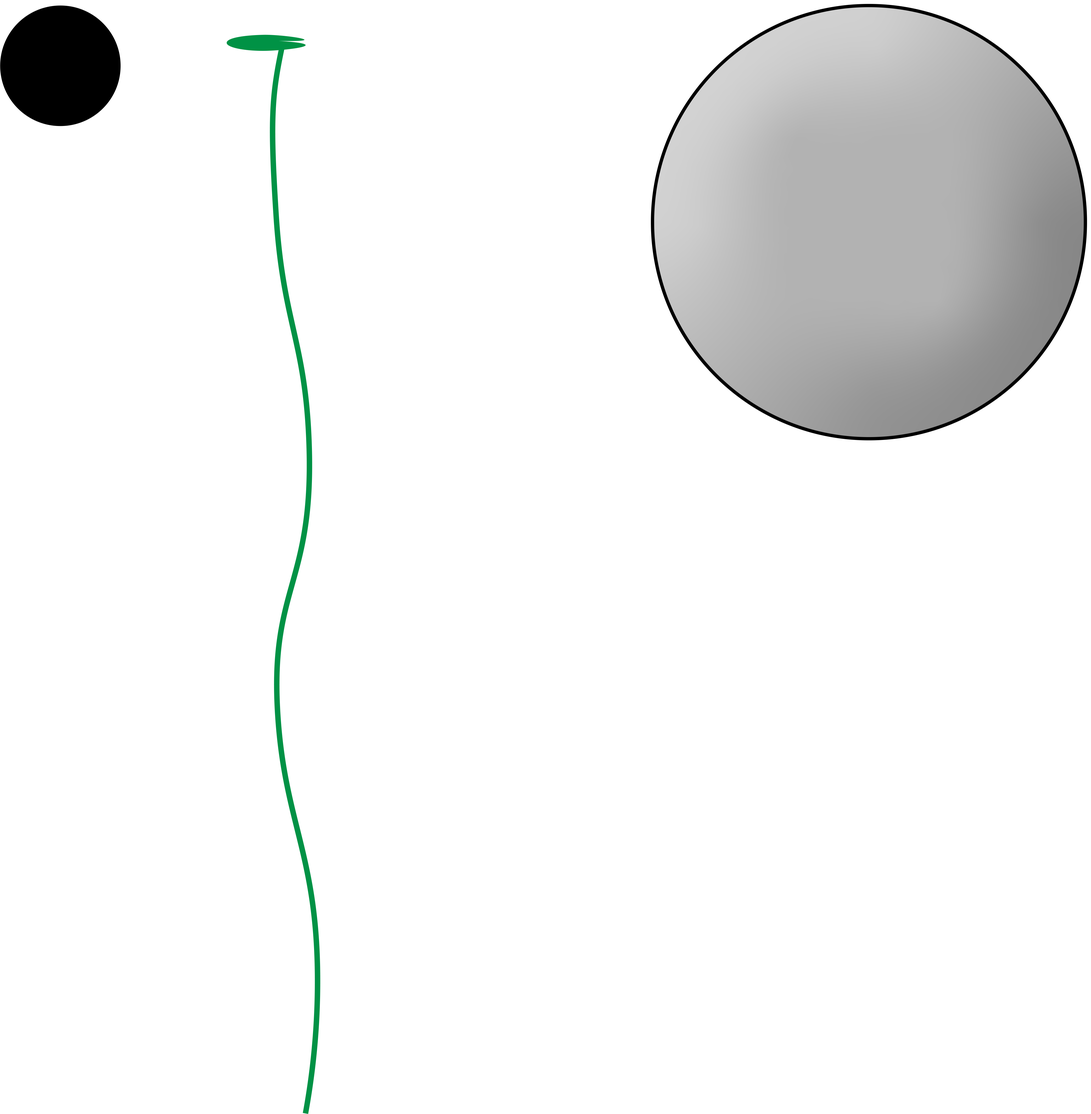
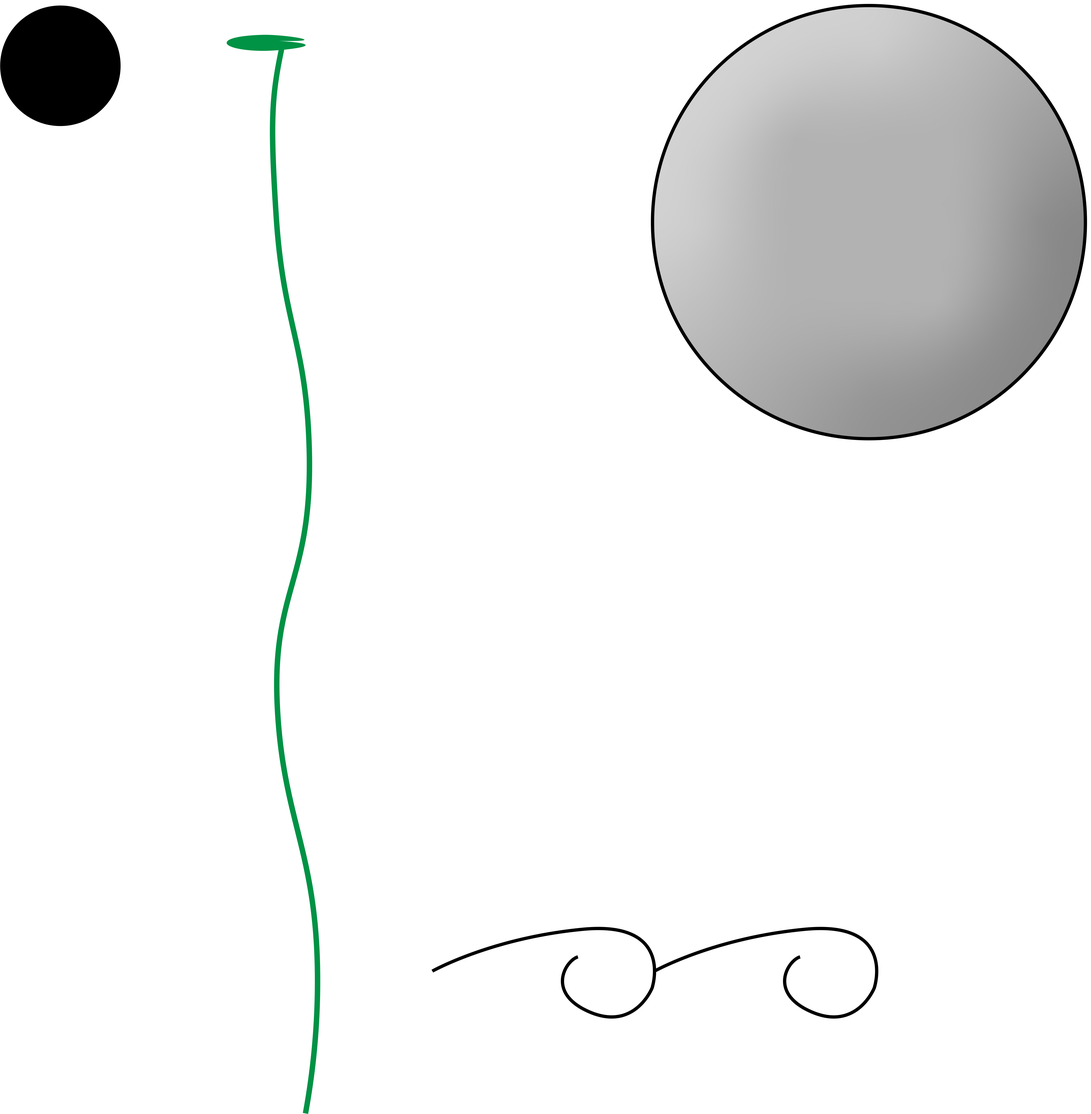
Layered file, before and after one edit (1091×1114). Changes by layer:
painted on "Lily" over bbox(431, 926, 879, 1019)
